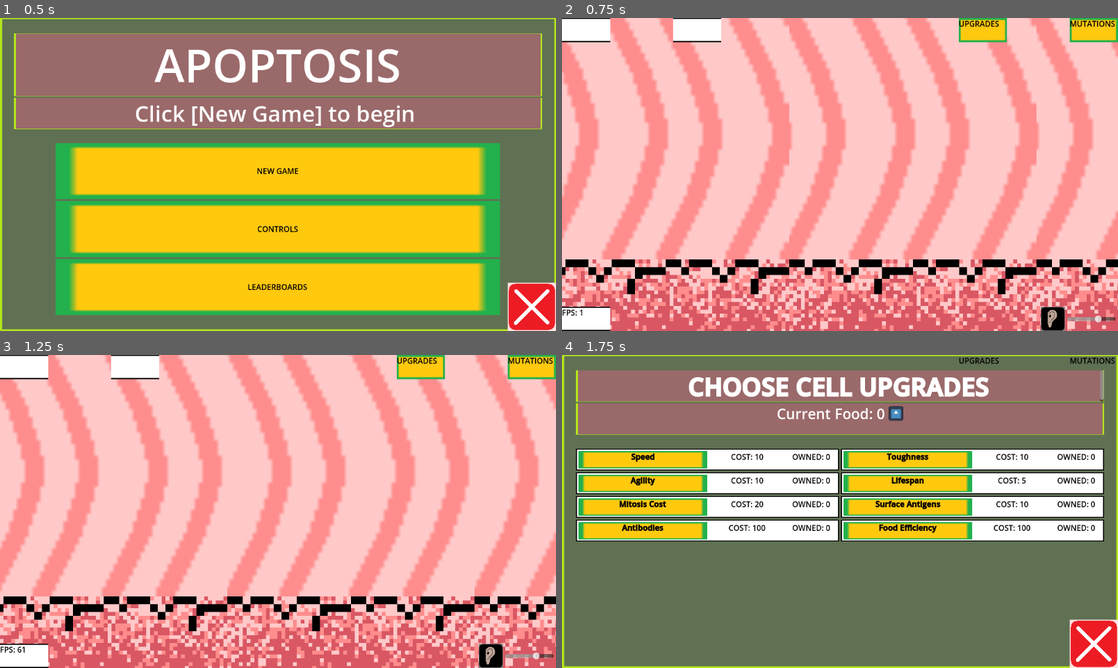
Above: before the commit, frames 1-4 (two rows, left to right).
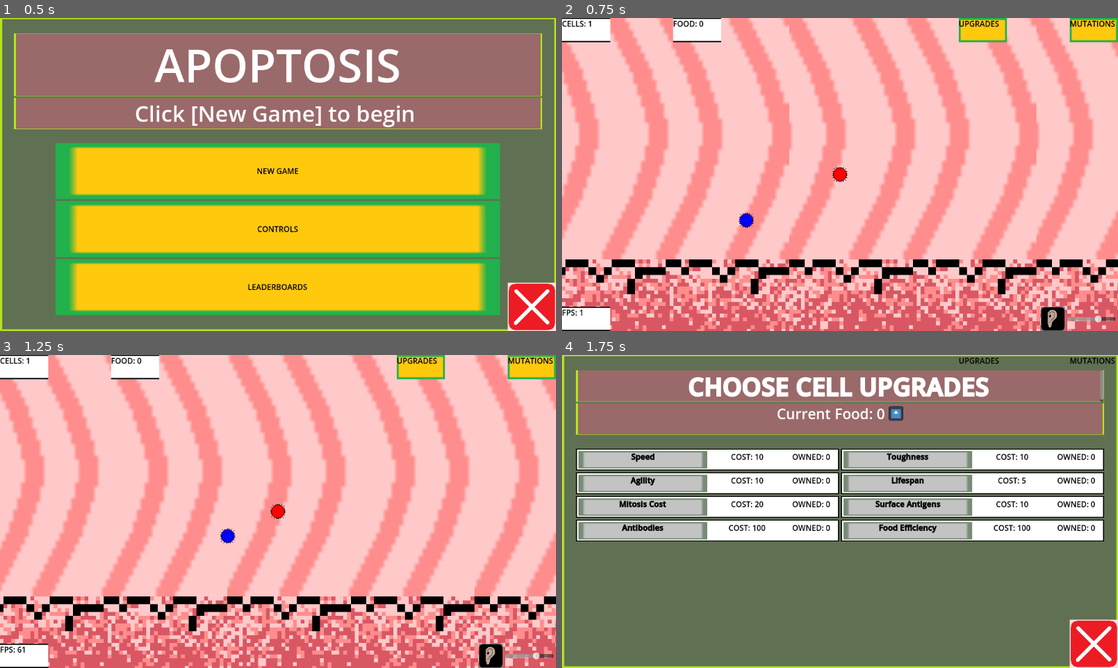
Above: after the commit, the same moments.

Repository: James-Perdue/GMTKJam24
Game: Godot game, scene res://scenes/splash_screen.tscn
The game is run twice, just before and just after one commit, with the same random seed, the same clock (stepped at 60 frames per second) and the same inputs. The engine's default icon, where the game draws it, is replaced by a stand-in: a white triangle on a blue panel in a dark square. Sound files missing from this copy of the repository are replaced by a short silence.
Inputs (mouse positions are in pixels of both pictures, inside the frame that each line leads up to):
- Up to frame 1 (0.5 s): no input
- Up to frame 2 (0.75 s): click (840, 171) at 0.5 s
- Up to frame 3 (1.25 s): no input
- Up to frame 4 (1.75 s): click (984, 367) at 1.25 s

Frame 1 is identical in both runs. In frame 2, 0.3% of the frame differs, in the area x 0-52%, y 0-68%; in frame 3, 0.3%; in frame 4, 9.9%, in the area x 2-74%, y 30-59%.
Error before the commit: Parse Error: Variable "d_cell_durability" has the same name as a previously declared variable. (res://colony.gd:19)

Commit message:
Please god

Diff:
--- a/colony.gd
+++ b/colony.gd
@@ -15,7 +15,6 @@
 var d_speed = 400
 var d_damage_multiplier = 1.0
 var d_cell_lifetime = 20
-var d_cell_durability = 1
 var d_cell_durability = 1
 var d_food_efficiency = 1.0
 var d_split_cost = 5
